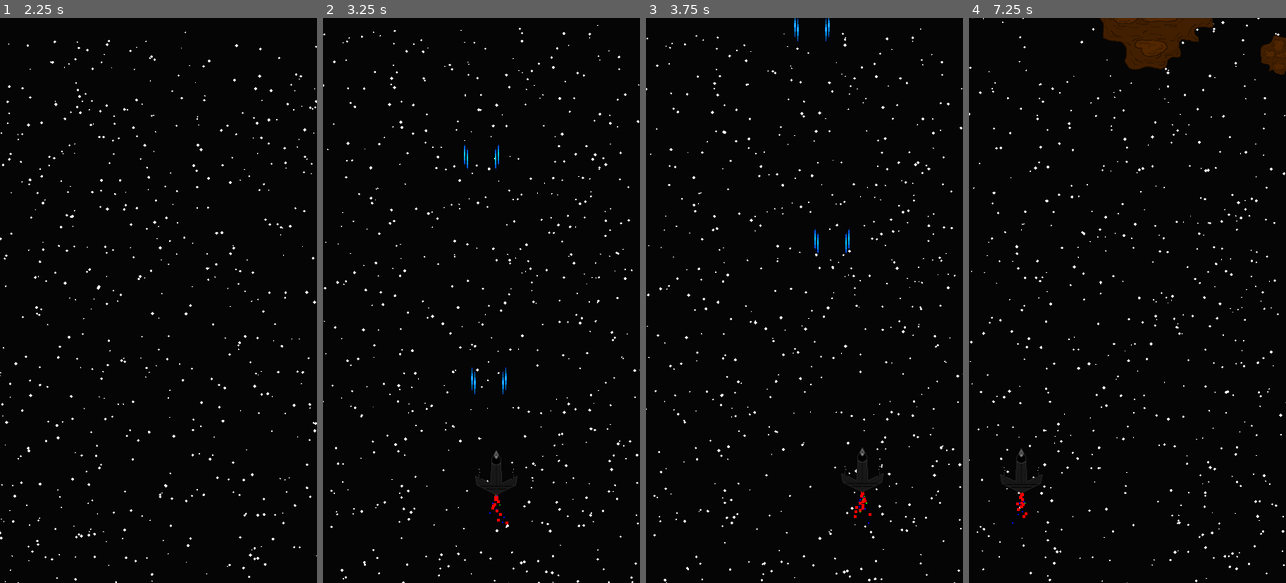
Above: before the commit, frames 1-4 (left to right).
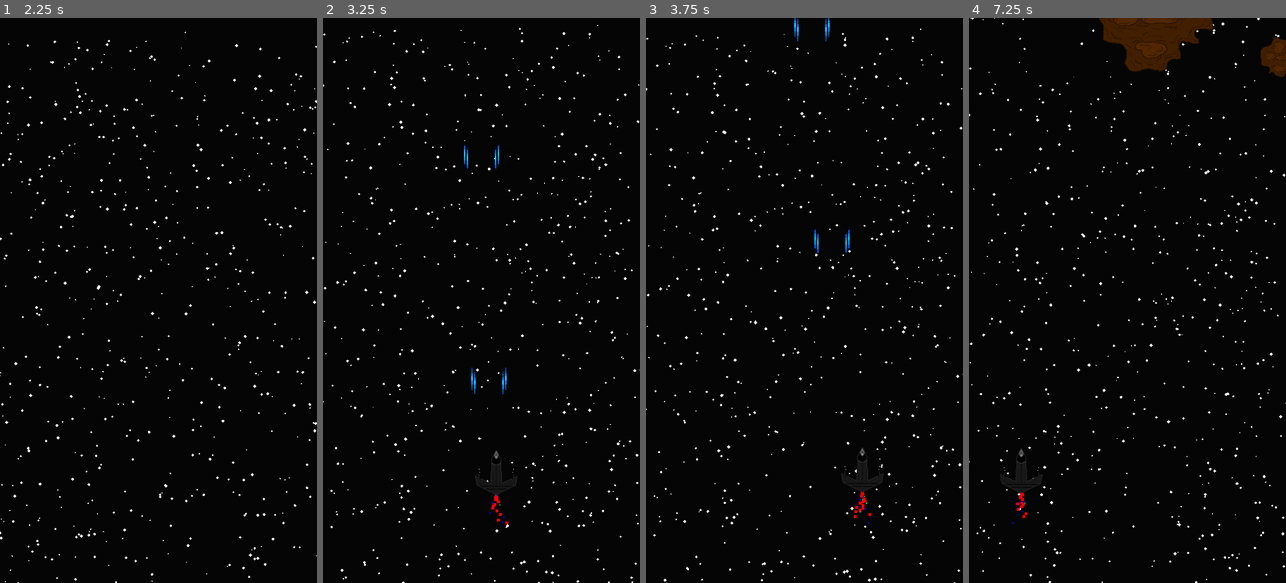
Above: after the commit, the same moments.

Repository: fieryknight2/Spaceshooter2
Game: Godot game, scene res://Menu.tscn
The game is run twice, just before and just after one commit, with the same random seed, the same clock (stepped at 60 frames per second) and the same inputs.
Inputs (mouse positions are in pixels of both pictures, inside the frame that each line leads up to):
- Up to frame 1 (2.25 s): move the mouse to (228, 272) at 0.52 s; hold Right (right) 0.53-1.25 s; hold Space (fire) 0.53-1.25 s; click "Play" at 1.25 s; move the mouse to (95, 328) at 2.02 s; hold Down (down) from 2.03 s (still down); right-click (95, 328) at 2.1 s
- Up to frame 2 (3.25 s): move the mouse to (513, 176) at 2.77 s; release Down (down) at 2.78 s; hold Right (right) from 2.78 s (still down); hold Space (fire) from 2.78 s (still down)
- Up to frame 3 (3.75 s): move the mouse to (788, 413) at 3.52 s; release Right (right) at 3.53 s; release Space (fire) at 3.53 s; hold Up (up) from 3.53 s (still down); right-click (788, 413) at 3.6 s
- Up to frame 4 (7.25 s): move the mouse to (1222, 385) at 4.27 s; release Up (up) at 4.28 s; hold Space (fire) 4.28-5.03 s; hold Left (left) 4.28-5.78 s; move the mouse to (1032, 215) at 5.02 s; right-click (1032, 215) at 5.1 s; move the mouse to (1143, 300) at 5.77 s; hold Down (down) 5.78-6.53 s; hold Space (fire) 5.78-6.53 s; move the mouse to (1079, 159) at 6.52 s; hold Right (right) from 6.53 s (still down); right-click (1079, 159) at 6.6 s

Frame 1 is identical in both runs. In frame 2, 0.3% of the frame differs, in the area x 0-100%, y 1-100%; in frame 3, 0.4%; in frame 4, 2.0%, in the area x 0-100%, y 0-100%.
Error before the commit: Invalid get index '0' (on base: 'Array'). (res://play-score.gd:33)

Commit message:
Fixed crash on new devices do to lack of save data

Diff:
--- a/play-score.gd
+++ b/play-score.gd
@@ -30,7 +30,7 @@
 func _process(delta):
 	score = int(score)
 	$UI/Score.text = String(score)
-	if score > Globals.high_scores[0]["score"]:
+	if len(Globals.high_scores) and score > Globals.high_scores[0]["score"]:
 		$UI/High.visible = true
 
 	speed_scale += delta * speed_up
